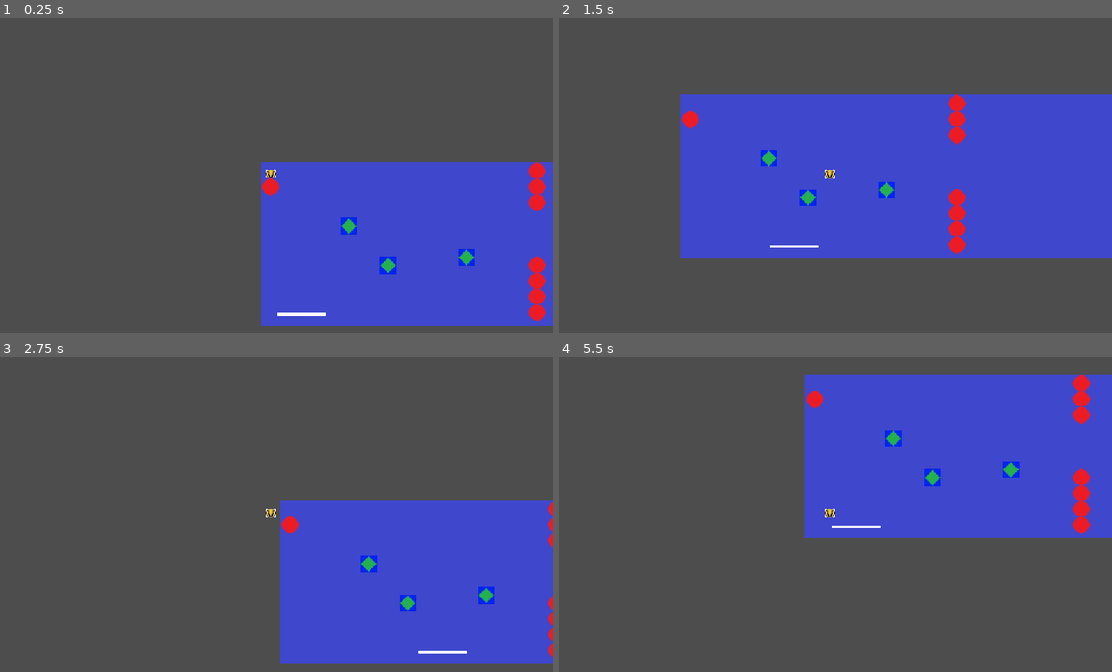
Above: before the commit, frames 1-4 (two rows, left to right).
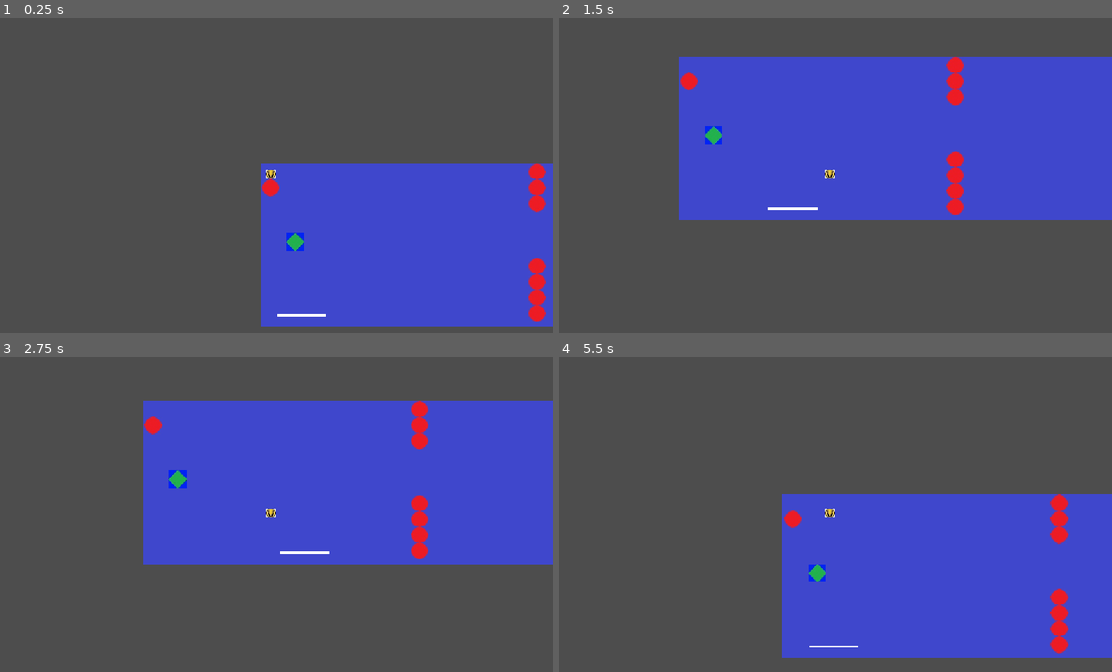
Above: after the commit, the same moments.

Repository: isobel-p/haven
Game: Godot game, scene res://game.tscn
Two runs of this game, one before a commit and one after it. Both use one fixed random seed, a clock stepped at 60 frames per second and the inputs below.
Inputs:
- Up to frame 1 (0.25 s): no input
- Up to frame 2 (1.5 s): hold Right (right) from 0.53 s (still down); tap Up (jump) at 0.77 s
- Up to frame 3 (2.75 s): tap Up (jump) at 1.52 s; release Right (right) at 2.03 s; hold Left (left) from 2.03 s (still down)
- Up to frame 4 (5.5 s): release Left (left) at 2.78 s; hold Right (right) 2.78-4.28 s; tap Up (jump) at 3.02, 3.77, 4.52 s; hold Left (left) 4.28-5.03 s; hold Right (right) from 5.03 s (still down)

The runs differ from the first frame. In frame 1, 1.4% of the frame differs, in the area x 47-100%, y 45-98%; in frame 2, 21%; in frame 3, 45%; in frame 4, 45%, in the area x 40-100%, y 5-96%.

Commit message:
Add spike functionality

Diff:
--- a/game.tscn
+++ b/game.tscn
@@ -1,13 +1,15 @@
 [gd_scene format=4 uid="uid://bdljtg72p7ljc"]
 
 [ext_resource type="Texture2D" uid="uid://bf81oq12rnla6" path="res://assets/Table.jpg" id="1_7jktm"]
+[ext_resource type="PackedScene" uid="uid://cnqgbwkp73ixq" path="res://spike.tscn" id="2_eow3j"]
 [ext_resource type="Script" uid="uid://cdkivmcm0qs" path="res://scripts/character_body_2d.gd" id="2_fc0e3"]
 [ext_resource type="Texture2D" uid="uid://bwaedd2nk32yo" path="res://assets/Player.jpg" id="2_feb5d"]
 [ext_resource type="PackedScene" uid="uid://bqgao1x5k045b" path="res://paddle2.tscn" id="2_ryrav"]
 [ext_resource type="Texture2D" uid="uid://iwn83jsfmhal" path="res://Raquet1.jpg" id="4_ryrav"]
-[ext_resource type="Texture2D" uid="uid://f34dxuehaoej" path="res://Enemy.jpg" id="6_ryrav"]
+[ext_resource type="Texture2D" uid="uid://cwyw0e2npgmky" path="res://Enemy.jpg" id="6_ryrav"]
 
 [sub_resource type="CircleShape2D" id="CircleShape2D_yt5sy"]
+radius = 12.0
 
 [sub_resource type="TileSetAtlasSource" id="TileSetAtlasSource_j5wjh"]
 texture = ExtResource("4_ryrav")
@@ -41,7 +43,10 @@
 texture = ExtResource("1_7jktm")
 stretch_mode = 1
 
-[node name="Big Paddle" parent="." unique_id=812565973 instance=ExtResource("2_ryrav")]
+[node name="Spike" parent="." unique_id=812565973 instance=ExtResource("2_eow3j")]
+position = Vector2(67, 157)
+
+[node name="Big Paddle" parent="." unique_id=1004621300 instance=ExtResource("2_ryrav")]
 position = Vector2(1, 304)
 
 [node name="Medium Paddle" parent="." unique_id=763567287 instance=ExtResource("2_ryrav")]
@@ -68,7 +73,6 @@
 position = Vector2(1, -1)
 tile_set = SubResource("TileSet_j7hea")
 format = 2
-layer_0/tile_data = PackedInt32Array(458762, 3, 0, 458763, 3, 1342177280, 524299, 3, 805306368, 524298, 3, 1610612736, 851983, 3, 1610612736, 786447, 3, 0, 786448, 3, 1342177280, 851984, 3, 805306368, 786458, 3, 805306368, 786457, 3, 1610612736, 720921, 3, 0, 720922, 3, 1342177280)
 
 [node name="Layer1" type="TileMapLayer" parent="TileMap" unique_id=339631563]
 use_parent_material = true
--- a/scripts/paddle2.gd
+++ b/scripts/paddle2.gd
@@ -13,7 +13,6 @@
 	pass
 
 func _physics_process(delta: float) -> void:
-	print(position.x)
 	if position.x>300:
 		speed = -2
 	elif position.x<0:
@@ -22,6 +21,4 @@
 
 func _on_area_2d_body_entered(body: Node2D) -> void:
 	if body is CharacterBody2D:
-		var y_delta = position.y - body.position.y
-		var x_delta = body.position.x - position.x
 		body.velocity.y = -600
--- a/spike.gd
+++ b/spike.gd
@@ -9,3 +9,9 @@
 # Called every frame. 'delta' is the elapsed time since the previous frame.
 func _process(delta: float) -> void:
 	pass
+
+func _on_area_2d_body_entered(body: Node2D) -> void:
+	print("die")
+	if body is CharacterBody2D:
+		print("die human")
+		body.respawn()
--- a/spike.tscn
+++ b/spike.tscn
@@ -1,27 +1,25 @@
 [gd_scene format=3 uid="uid://cnqgbwkp73ixq"]
 
 [ext_resource type="Script" uid="uid://drak8ae6k8ei4" path="res://spike.gd" id="1_8ryga"]
+[ext_resource type="Texture2D" uid="uid://cwyw0e2npgmky" path="res://Enemy.jpg" id="2_7k7bx"]
 
 [sub_resource type="RectangleShape2D" id="RectangleShape2D_i7i1h"]
-size = Vector2(102, 8)
+size = Vector2(40, 42)
 
 [node name="Spike" type="Node2D" unique_id=812565973]
 
 [node name="AnimatableBody2D" type="AnimatableBody2D" parent="." unique_id=813244951]
 script = ExtResource("1_8ryga")
 
-[node name="ColorRect" type="ColorRect" parent="AnimatableBody2D" unique_id=1547809541]
-offset_right = 100.0
-offset_bottom = 5.0
+[node name="Sprite2D" type="Sprite2D" parent="AnimatableBody2D" unique_id=584735944]
+texture = ExtResource("2_7k7bx")
 
 [node name="CollisionShape2D" type="CollisionShape2D" parent="AnimatableBody2D" unique_id=1677371640]
-position = Vector2(50, 2.5)
 shape = SubResource("RectangleShape2D_i7i1h")
 
 [node name="Area2D" type="Area2D" parent="AnimatableBody2D" unique_id=1283164990]
 
 [node name="CollisionShape2D2" type="CollisionShape2D" parent="AnimatableBody2D/Area2D" unique_id=1354610395]
-position = Vector2(50, 2)
 shape = SubResource("RectangleShape2D_i7i1h")
 
 [connection signal="body_entered" from="AnimatableBody2D/Area2D" to="AnimatableBody2D" method="_on_area_2d_body_entered"]
